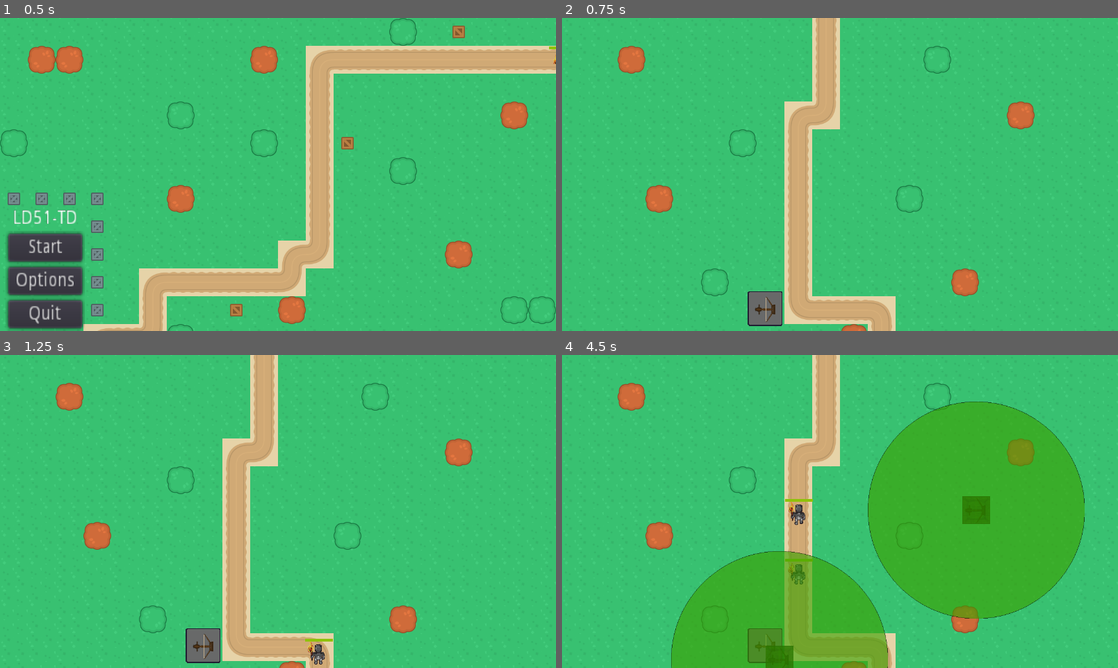
Above: before the commit, frames 1-4 (two rows, left to right).
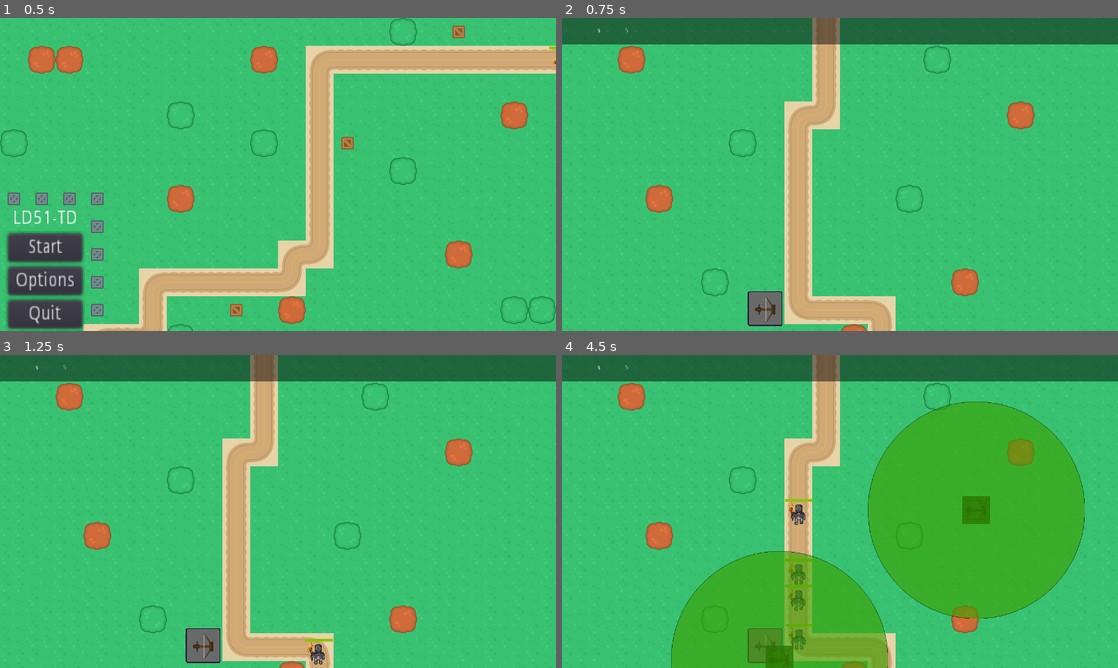
Above: after the commit, the same moments.

Repository: ld-51-game-jam/LD51-TD
Game: Godot game, scene res://src/start_menu/StartScene.tscn
The game is run twice, just before and just after one commit, with the same random seed, the same clock (stepped at 60 frames per second) and the same inputs.
Inputs (mouse positions are in pixels of both pictures, inside the frame that each line leads up to):
- Up to frame 1 (0.5 s): no input
- Up to frame 2 (0.75 s): click "Start" at 0.5 s
- Up to frame 3 (1.25 s): no input
- Up to frame 4 (4.5 s): click (767, 646) at 1.25 s; click (767, 646) at 2 s; click (767, 646) at 2.75 s; tap Enter (ui_accept) at 3.5, 3.6, 3.77, 4.07, 4.35 s; move the mouse to (962, 495) at 3.52 s; move the mouse to (728, 527) at 4.27 s

Frame 1 is identical in both runs. In frame 2, 8.4% of the frame differs, in the area x 0-100%, y 0-9%; in frame 3, 8.4%; in frame 4, 8.8%, in the area x 0-100%, y 0-95%.
Error before the commit: Invalid set index 'rect_position' (on base: 'null instance') with value of type 'Vector2'. (res://src/levels/UI.gd:31)
Error after the commit: Invalid set index 'rect_position' (on base: 'null instance') with value of type 'Vector2'. (res://src/levels/UI.gd:26)

Commit message:
Yeah. Going to sleep now

Diff:
--- a/src/base/LevelHandler.gd
+++ b/src/base/LevelHandler.gd
@@ -29,9 +29,17 @@
 
 
 func _unhandled_input(event: InputEvent) -> void:
+	if get_tree().get_root().get_node_or_null("StartScene") != null:
+		return
+	var gold = get_tree().get_root().get_node_or_null("World/UI/HUD/InfoBar/Gold")
+	var gold_int: int
+	if gold != null:
+		gold_int = int(gold.text)
+	else:
+		print(get_tree().get_root())
 	if event.is_action_released("ui_cancel") and build_mode == true:
 		cancel_build_mode()
-	if event.is_action_released("ui_accept") and build_mode == true:
+	if event.is_action_released("ui_accept") and build_mode == true and gold_int > 0:
 		verify_and_build()
 		cancel_build_mode()
 
@@ -45,11 +53,15 @@
 
 
 func update_tower_preview() -> void:
+	if get_tree().get_root().get_node_or_null("StartScene") != null:
+		return
 	var mouse_position = get_global_mouse_position()
 	var current_tile = map_node.get_node("TowerExclusion").world_to_map(mouse_position)
 	var tile_position = map_node.get_node("TowerExclusion").map_to_world(current_tile)
 
-	if map_node.get_node("TowerExclusion").get_cellv(current_tile) == -1:
+	var gold = get_tree().get_root().get_node_or_null("World/UI/HUD/InfoBar/Gold")
+
+	if map_node.get_node("TowerExclusion").get_cellv(current_tile) == -1 and int(gold.text) > 0:
 		get_node("UI").update_tower_preview(tile_position, "ca3aa100")
 		build_valid = true
 		build_location = tile_position
@@ -74,8 +86,9 @@
 		new_tower.built = true
 		map_node.get_node("Turrets").add_child(new_tower, true)
 		map_node.get_node("TowerExclusion").set_cellv(build_tile, 4)
-		# deduct gold
-		# update gold
+		var gold: Label = get_tree().get_root().get_node("World/UI/HUD/InfoBar/Gold")
+		gold.text = String(int(gold.text) - 1)
+
 
 func start_next_wave() -> void:
 	current_wave += 1
--- a/src/enemies/Enemy.gd
+++ b/src/enemies/Enemy.gd
@@ -1,4 +1,6 @@
 extends PathFollow2D
+
+signal add_money
 
 const human_health: int = 3
 const zombie_health: int = 5
@@ -82,6 +84,8 @@
 	if health <= 0:
 		_speed = 0
 		$KinematicBody2D/AnimatedSprite.animation = "dead"
+		print('adding money')
+		emit_signal("add_money")
 		yield(get_tree().create_timer(3), "timeout")
 		self.queue_free()
 
@@ -93,3 +97,10 @@
 	if health <= 0:
 		_speed = 0
 		$KinematicBody2D/AnimatedSprite.animation = "death"
+		print('adding money', get_tree().get_root().get_node("World/UI/HUD/InfoBar/Gold").text)
+		emit_signal("add_money")
+
+
+func _on_Enemy_add_money():
+	var gold: Label = get_tree().get_root().get_node("World/UI/HUD/InfoBar/Gold")
+	gold.text = String(int(gold.text) + 1)
--- a/src/enemies/Enemy.tscn
+++ b/src/enemies/Enemy.tscn
@@ -612,6 +612,7 @@
 [node name="AnimatedSprite" type="AnimatedSprite" parent="KinematicBody2D"]
 frames = SubResource( 9 )
 animation = "zombie_walking_west"
+frame = 7
 playing = true
 
 [node name="Position2D" type="Position2D" parent="KinematicBody2D/AnimatedSprite"]
@@ -636,9 +637,10 @@
 scale = Vector2( 0.749999, 1 )
 frames = SubResource( 106 )
 animation = "count_down"
-frame = 3
+frame = 7
 playing = true
 
+[connection signal="add_money" from="." to="." method="_on_Enemy_add_money"]
 [connection signal="timeout" from="KinematicBody2D/Timer" to="." method="_on_Timer_timeout"]
 [connection signal="animation_finished" from="KinematicBody2D/AnimatedSprite" to="." method="_on_AnimatedSprite_animation_finished"]
 [connection signal="child_entered_tree" from="KinematicBody2D/CollisionShape2D" to="." method="bullet_hit"]
--- a/src/levels/LevelOne.gd
+++ b/src/levels/LevelOne.gd
@@ -2,4 +2,4 @@
 
 
 func _ready():
-	wave_data = [["Enemy", 0.9], ["Enemy", 0.4]] #["Enemy", 0.6], ["Enemy", 0.1]]
+	wave_data = [["Enemy", 0.9], ["Enemy", 0.4], ["Enemy", 0.6], ["Enemy", 0.1]]
--- a/src/levels/LevelOne.tscn
+++ b/src/levels/LevelOne.tscn
@@ -1,8 +1,9 @@
-[gd_scene load_steps=12 format=2]
+[gd_scene load_steps=13 format=2]
 
 [ext_resource path="res://assets/props/treeGreen_large.png" type="Texture" id=1]
 [ext_resource path="res://assets/props/treeBrown_large.png" type="Texture" id=2]
 [ext_resource path="res://assets/base/terrainTiles_default.png" type="Texture" id=3]
+[ext_resource path="res://assets/ui/themes/montreal.tres" type="Theme" id=4]
 [ext_resource path="res://assets/ui/button.png" type="Texture" id=8]
 [ext_resource path="res://assets/towers/weapons/Ballistae_idle.png" type="Texture" id=9]
 [ext_resource path="res://src/levels/LevelOne.gd" type="Script" id=10]
@@ -184,3 +185,25 @@
 margin_right = 10.0
 margin_bottom = 10.0
 texture = ExtResource( 9 )
+
+[node name="InfoBar" type="ColorRect" parent="UI/HUD"]
+self_modulate = Color( 0.0117647, 0, 0, 0.470588 )
+anchor_right = 1.0
+margin_left = -39.0
+margin_bottom = 60.0
+
+[node name="Currency" type="Label" parent="UI/HUD/InfoBar"]
+margin_right = 120.0
+margin_bottom = 60.0
+rect_min_size = Vector2( 120, 60 )
+theme = ExtResource( 4 )
+text = "$"
+align = 2
+valign = 1
+
+[node name="Gold" type="Label" parent="UI/HUD/InfoBar"]
+margin_left = 176.0
+margin_right = 250.0
+margin_bottom = 59.0
+text = "5"
+valign = 1
--- a/src/levels/UI.gd
+++ b/src/levels/UI.gd
@@ -1,11 +1,7 @@
 extends CanvasLayer
 
 
-# Declare member variables here. Examples:
-# var a: int = 2
-# var b: String = "text"
-
-func set_tower_preview(tower_type: String, mouse_position: Vector2):
+func set_tower_preview(tower_type: String, mouse_position: Vector2) -> void:
 	var drag_tower = load("res://src/towers/" + tower_type + ".tscn").instance()
 	drag_tower.set_name("DragTower")
 	drag_tower.modulate = Color("ca3aa100")
@@ -24,10 +20,9 @@
 	control.rect_position = mouse_position
 	control.set_name("TowerPreview")
 	add_child(control, true)
-
 	move_child(get_node("TowerPreview"), 0)
 
-func update_tower_preview(new_position, color):
+func update_tower_preview(new_position: Vector2, color: String) -> void:
 	get_node("TowerPreview").rect_position = new_position
 	if get_node("TowerPreview/DragTower").modulate != Color(color):
 		get_node("TowerPreview/DragTower").modulate = Color(color)
